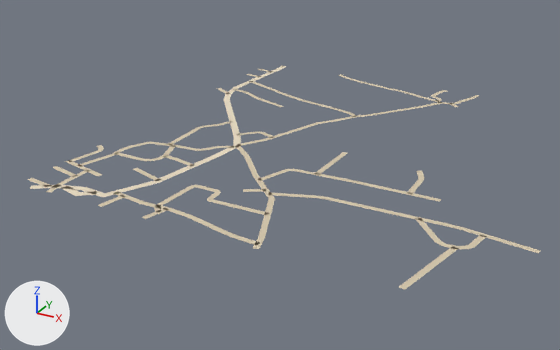
Two versions of the glTF model public/assets/bengaluru-region-v1/tiles/t46_-34-l1.glb, one commit apart.
One viewpoint serves both versions: a 50 mm lens placed at (23563.0, -17489.0, 318.0), pointed at (23182.0, -16796.0, -29.0). Lighting does not change. The marker at lower left points along +X, +Y and +Z. The older version comes first.

The scene before the commit, as lines of its bpy script (objects in view):
```python
me_ground = bpy.data.meshes.new('ground')
me_ground.from_pydata(...)  # 570 vertices, 498 faces; spans x -2.0..480.0, y -3.0..503.0, z 1.0
me_ground.materials.append(mat_ground)
ob_ground = bpy.data.objects.new('ground', me_ground)
ob_ground.location = (23000.0, -17000.0, 0.0)
```
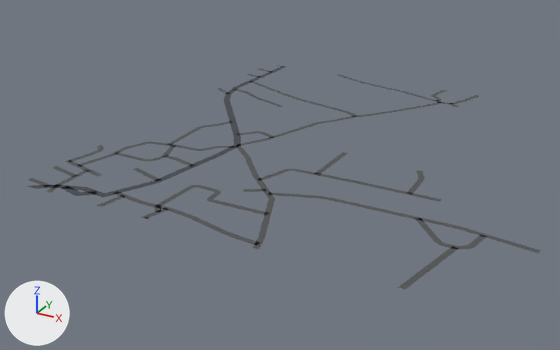
Boxes (x1, y1, x2, y2) around the edits, measured in the pictures (560 x 350 px; the box of a moved part takes in the faces that stretch with it):
part 1 of me_ground, moved or reshaped
    before: (28, 131, 424, 290)
    after: (28, 131, 424, 289)
part 2 of me_ground, moved or reshaped
    before: (216, 65, 342, 94)
    after: (218, 65, 342, 94)
part 3 of me_ground, recoloured
    both: (46, 66, 541, 275)

The edits, one by one:
me_ground is used by ob_ground; location (23000.0, -17000.0, 0.0).
me_ground had 570 vertices, 498 faces and spanned x -2.0..480.0, y -3.0..503.0, z 1.0.
me_ground now has 589 vertices, 515 faces and spans x 0.0..480.0, y 0.0..500.0, z 1.0.
Part 1, on me_ground:
14 vertices are removed from x -2.0..403.0, y -3.0..237.0, z 1.0.
26 faces are deleted.
4 vertices in x 37.0..268.0, y -1.0..191.0, z 1.0 move by (0.0, 1.0, 0.0).
3 vertices in x 43.0..274.0, y 1.0..195.0, z 1.0 move by (0.0, -1.0, 0.0).
2 vertices move from x 1.0..397.0, y 1.0..71.0, z 1.0 to x 0.0..397.0, y 1.0..65.0, z 1.0.
28 vertices are added at x 0.0..403.0, y 0.0..236.0, z 1.0.
38 new faces join them.
Part 2, on me_ground:
6 vertices are removed from x -1.0..115.0, y 359.0..503.0, z 1.0.
7 faces are deleted.
3 vertices move from x -1.0..119.0, y 466.0..502.0, z 1.0 to x 0.0..122.0, y 466.0..500.0, z 1.0.
9 vertices are added at x 0.0..115.0, y 355.0..500.0, z 1.0.
10 new faces join them.
me_ground part 3: 459 kept faces spanning x 0.0..480.0, y 0.0..500.0, z 1.0 get new vertex colours; the middle colour goes from beige #d7c9ae to dark grey #535556.
Other edits to the shape of me_ground do not show in these pictures.
